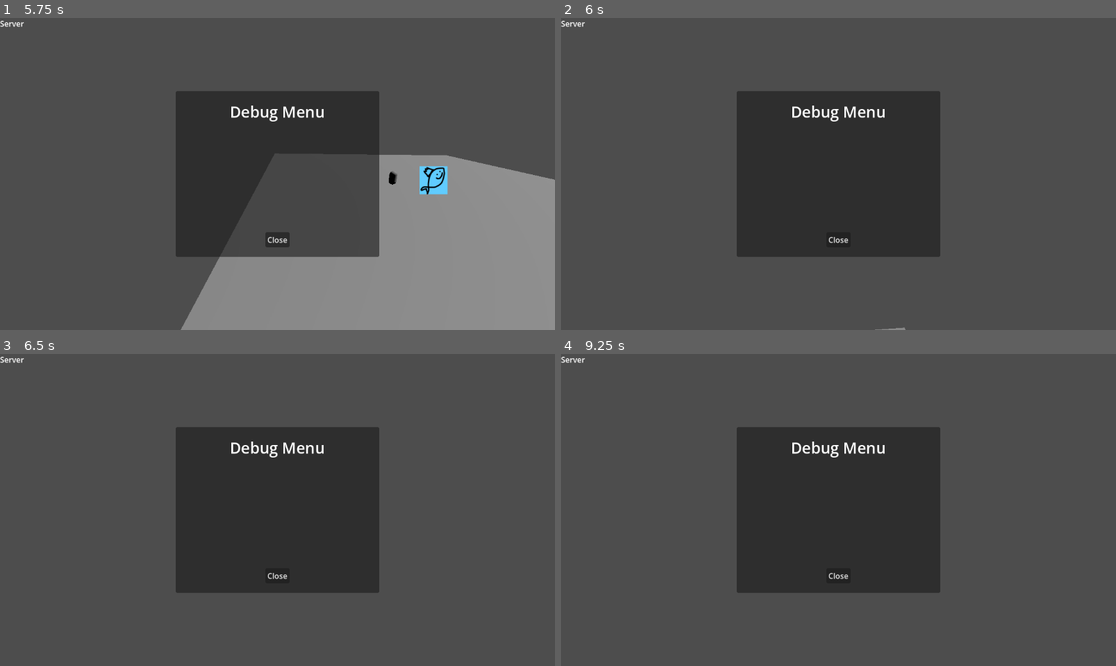
Above: before the commit, frames 1-4 (two rows, left to right).
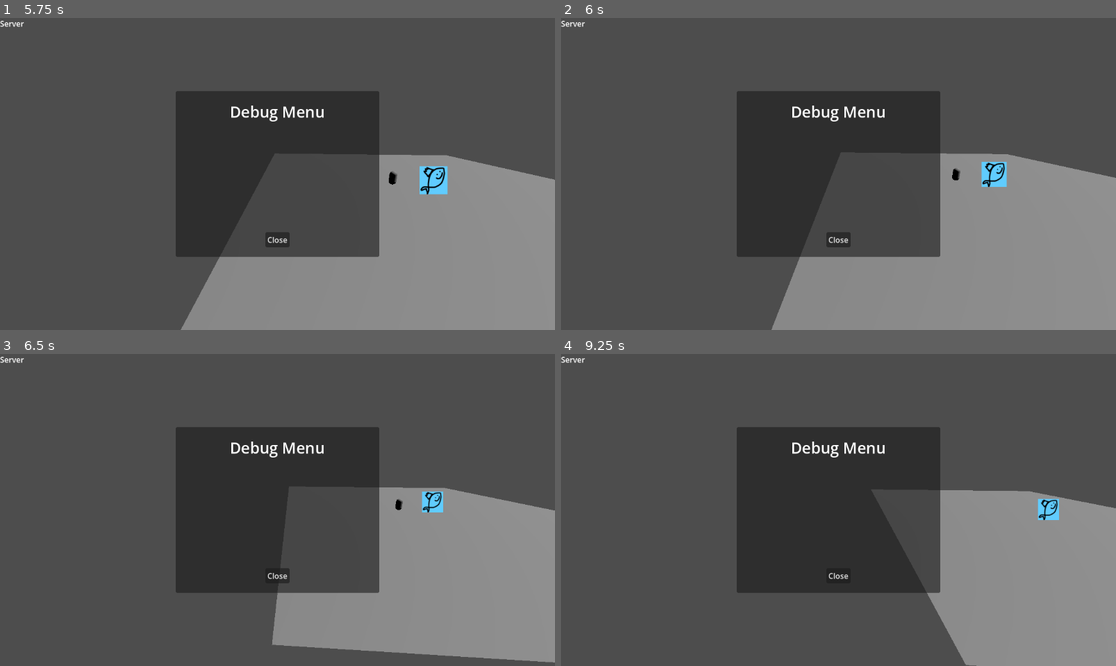
Above: after the commit, the same moments.

Repository: gmuGADIG/King-Fisher
Game: Godot game, scene res://ui/lobby_browser/lobby_browser.tscn
Same seed, same stepped clock (60 frames per second), same inputs: the game is played once before the commit and once after it. The engine's default icon, where the game draws it, is replaced by a stand-in: a white triangle on a blue panel in a dark square.
Inputs (mouse positions are in pixels of both pictures, inside the frame that each line leads up to):
- Up to frame 1 (5.75 s): click (38, 323) at 0.52 s; type "Alex" at 0.6 s; click "Host" at 1.25 s; tap Enter at 2 s; move the mouse to (305, 174) at 2.02 s; hold \ (print_players) 2.03-2.78 s; hold W (move_up) from 2.03 s (still down); click (305, 174) at 2.17 s; tap Space at 2.27, 3.02, 4.52, 5.27 s; move the mouse to (249, 174) at 2.77 s; tap Tab (scoreboard) at 2.85 s; click (249, 174) at 2.92 s; move the mouse to (288, 167) at 3.52 s; hold Right mouse button (use_item) 3.53-4.28 s; click (288, 167) at 3.67 s; move the mouse to (271, 180) at 4.27 s; tap Ctrl at 4.35 s; click (271, 180) at 4.42 s; move the mouse to (316, 177) at 5.02 s; hold \ (print_players) from 5.03 s (still down); click (316, 177) at 5.17 s; tap ` (debug_menu) at 5.65 s
- Up to frame 2 (6 s): keep holding W (move_up); move the mouse to (794, 170) at 5.77 s; release \ (print_players) at 5.78 s; tap Tab (scoreboard) at 5.85 s; click (794, 170) at 5.92 s
- Up to frame 3 (6.5 s): keep holding W (move_up); tap Space at 6.02 s
- Up to frame 4 (9.25 s): move the mouse to (844, 510) at 6.52 s; hold Right mouse button (use_item) 6.53-7.28 s; click (844, 510) at 6.67 s; move the mouse to (816, 503) at 7.27 s; release W (move_up) at 7.28 s; hold D (move_right) 7.28-8.03 s; tap Ctrl at 7.35 s; click (816, 503) at 7.42 s; tap Space at 7.52, 8.27, 9.02 s; move the mouse to (866, 510) at 8.02 s; hold \ (print_players) 8.03-8.78 s; hold W (move_up) from 8.03 s (still down); click (866, 510) at 8.17 s; move the mouse to (810, 510) at 8.77 s; tap Tab (scoreboard) at 8.85 s; click (810, 510) at 8.92 s

Frame 1 is identical in both runs. In frame 2, 25% of the frame differs, in the area x 37-100%, y 43-100%; in frame 3, 22%; in frame 4, 19%.

Commit message:
debug menu frees mouse

Diff:
--- a/player/player.gd
+++ b/player/player.gd
@@ -61,7 +61,7 @@
 
 func _input(event: InputEvent) -> void:
 	if not is_multiplayer_authority(): return
-	if event is InputEventMouseMotion:
+	if event is InputEventMouseMotion and Input.mouse_mode == Input.MOUSE_MODE_CAPTURED:
 		camera_yaw += -event.relative.x
 		$CameraMount.rotation.y = deg_to_rad(camera_yaw)
 	if event.is_action_pressed("scoreboard"):
--- a/ui/debug_menu/debug_menu.gd
+++ b/ui/debug_menu/debug_menu.gd
@@ -1,12 +1,25 @@
 extends CanvasLayer
+
+var old_mouse_mode: Input.MouseMode
+
+func open_debug_menu() -> void:
+	old_mouse_mode = Input.mouse_mode
+	Input.mouse_mode = Input.MOUSE_MODE_VISIBLE
+	show()
+
+func close_debug_menu() -> void:
+	hide()
+	Input.mouse_mode = old_mouse_mode
 
 func _ready() -> void:
 	hide()
 
 func _process(_delta: float) -> void:
 	if Input.is_action_just_pressed("debug_menu"):
-		print("Debug!")
-		visible = not visible
+		if visible:
+			close_debug_menu()
+		else:
+			open_debug_menu()
 
 func _on_close_button_pressed() -> void:
-	hide()
+	close_debug_menu()
